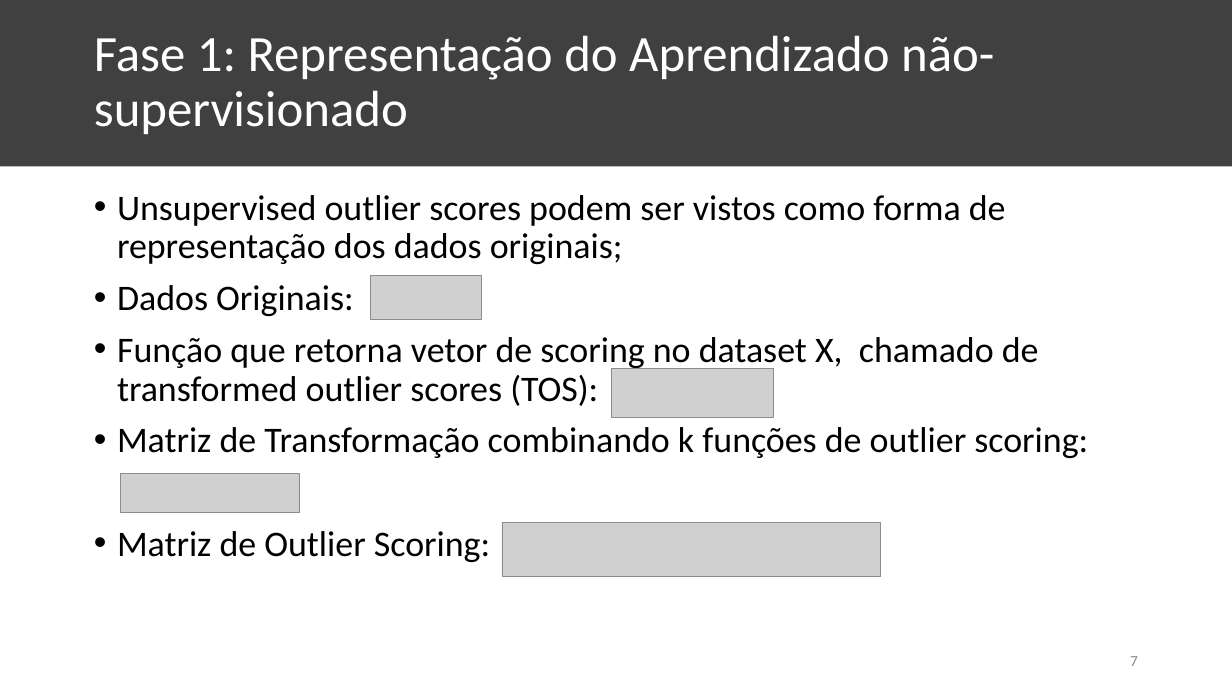
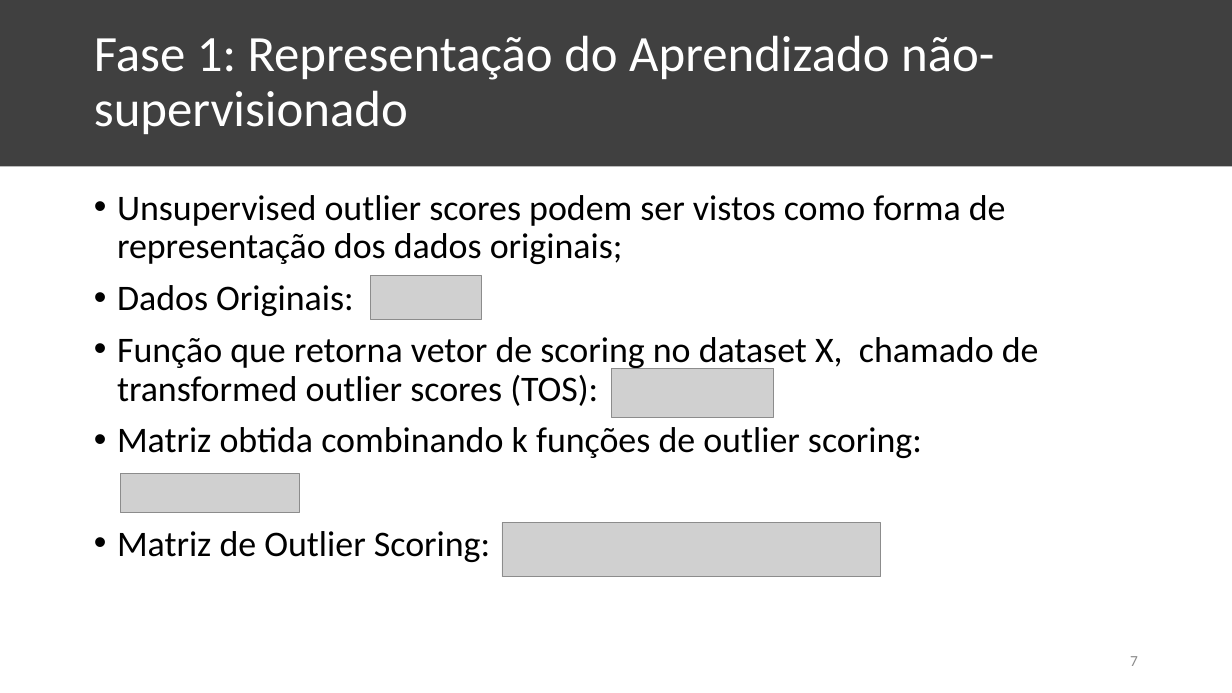
Before and after one commit to KaioAlex/DigitalSecurity, a slide deck: slide 7 of XGBOD-Seminar/XGBOD Seminar.pptx. Drawn at 1232x693 pixels with LibreOffice and Linux fonts; fonts in the diff are those of the drawing; grey boxes stand for pictures. Boxes give left, top, right and bottom in pixels: in the first picture for what was removed or moved away, otherwise in the second. Text is boxed around its words. In the diff, an @@ line names an element or a change of style, - is before the commit and + after.

```diff
--- a/XGBOD-Seminar/XGBOD Seminar.pptx
+++ b/XGBOD-Seminar/XGBOD Seminar.pptx
@@ text at (x1=117, y1=427, x2=922, y2=458): text changed @@
-• Matriz de Transformação combinando k funções de outlier scoring:
+• Matriz obtida combinando k funções de outlier scoring:
```
Also in this commit, not shown: 1 other file.
